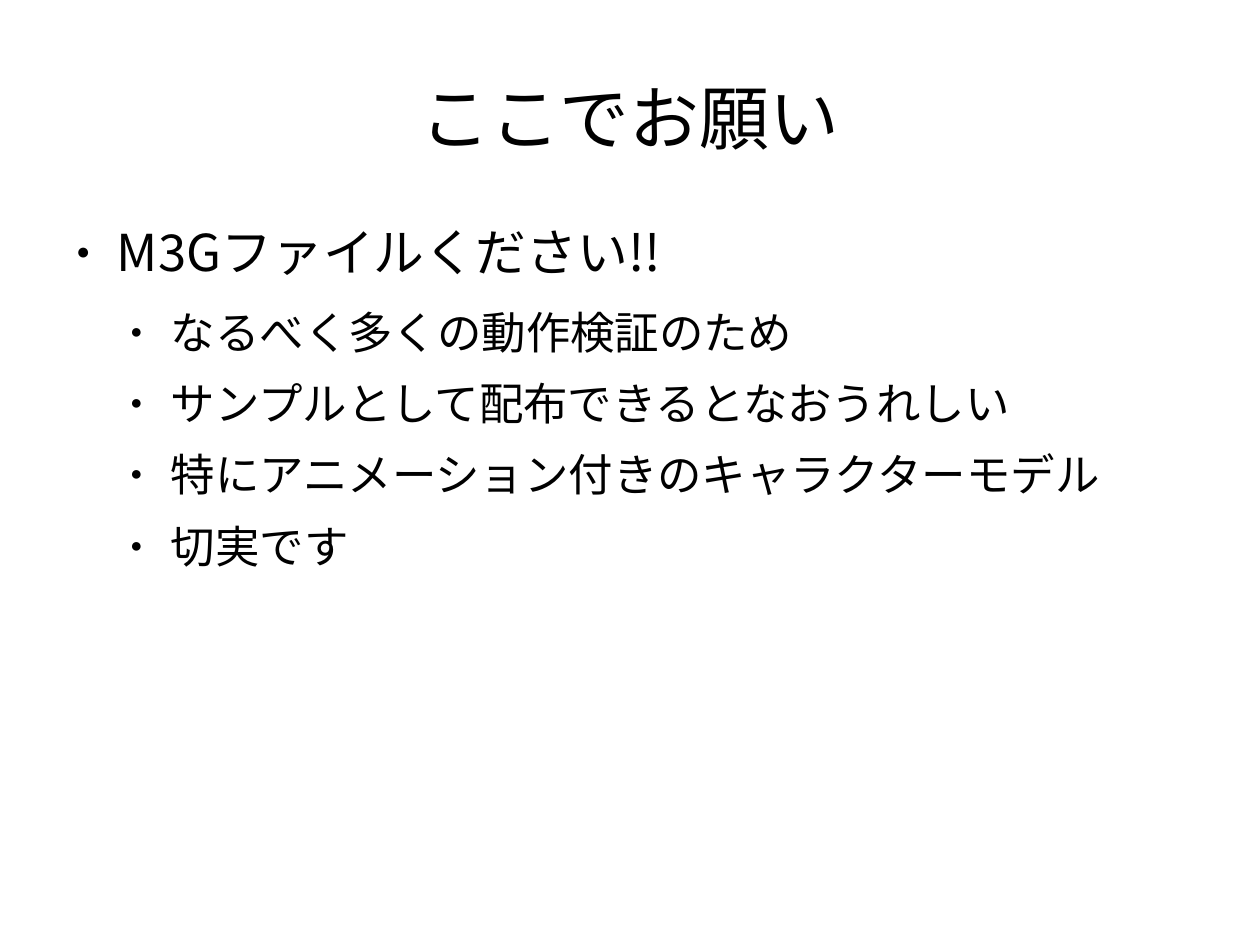
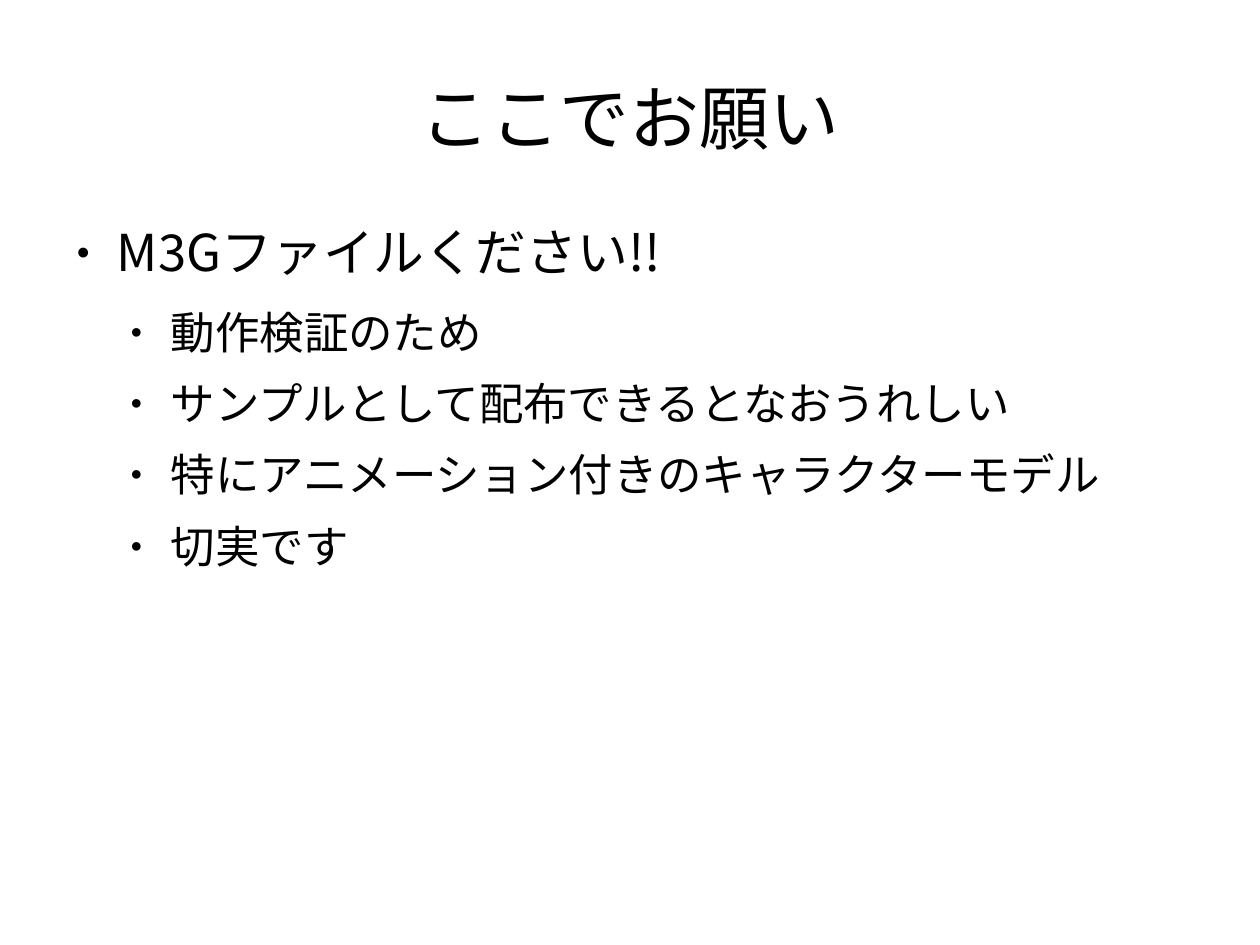
Before and after one commit to vadosnaprimer/desktop-m3g, a slide deck: slide 28 of doc/conference/Ruby会議2010.odp. Drawn at 1260x945 pixels with LibreOffice and Linux fonts; fonts in the diff are those of the drawing. Boxes give left, top, right and bottom in pixels: in the first picture for what was removed or moved away, otherwise in the second. Text is boxed around its words. In the diff, an @@ line names an element or a change of style, - is before the commit and + after.

```diff
--- a/doc/conference/Ruby会議2010.odp
+++ b/doc/conference/Ruby会議2010.odp
@@ text at (x1=171, y1=311, x2=482, y2=353): text changed @@
-  ● なるべく多くの動作検証のため
+  ● 動作検証のため
```
Also in this commit, not shown: 14 other slides changed, 1 slide added, 3 other files.
